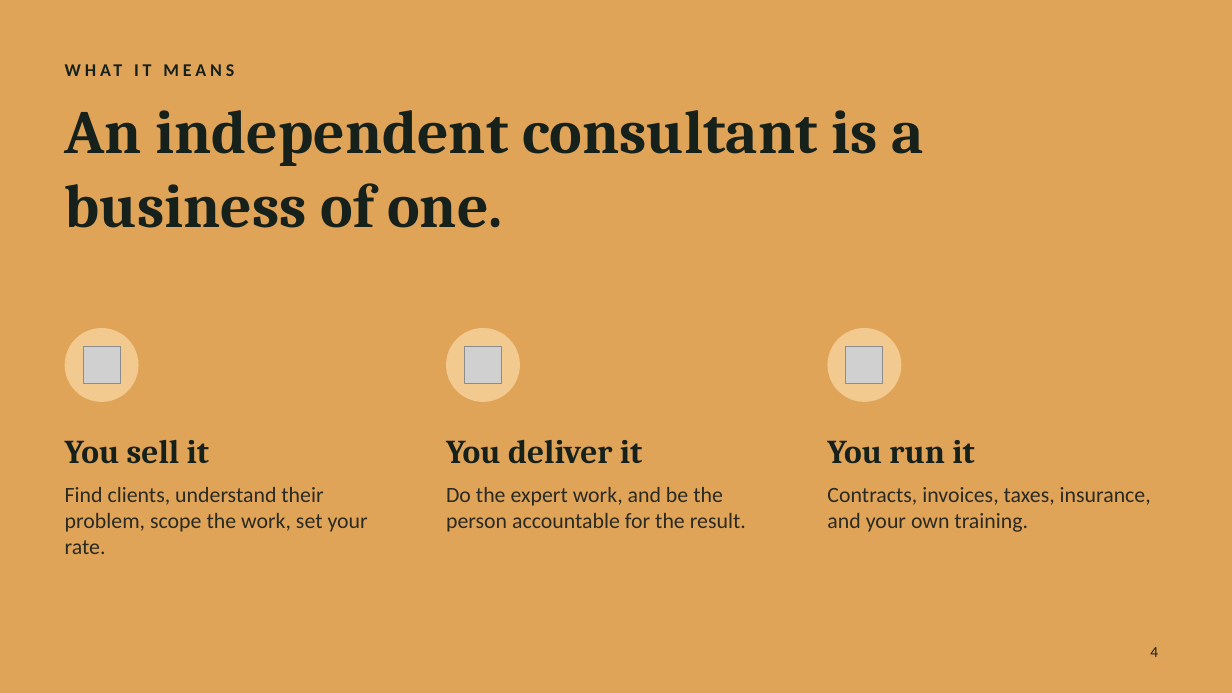
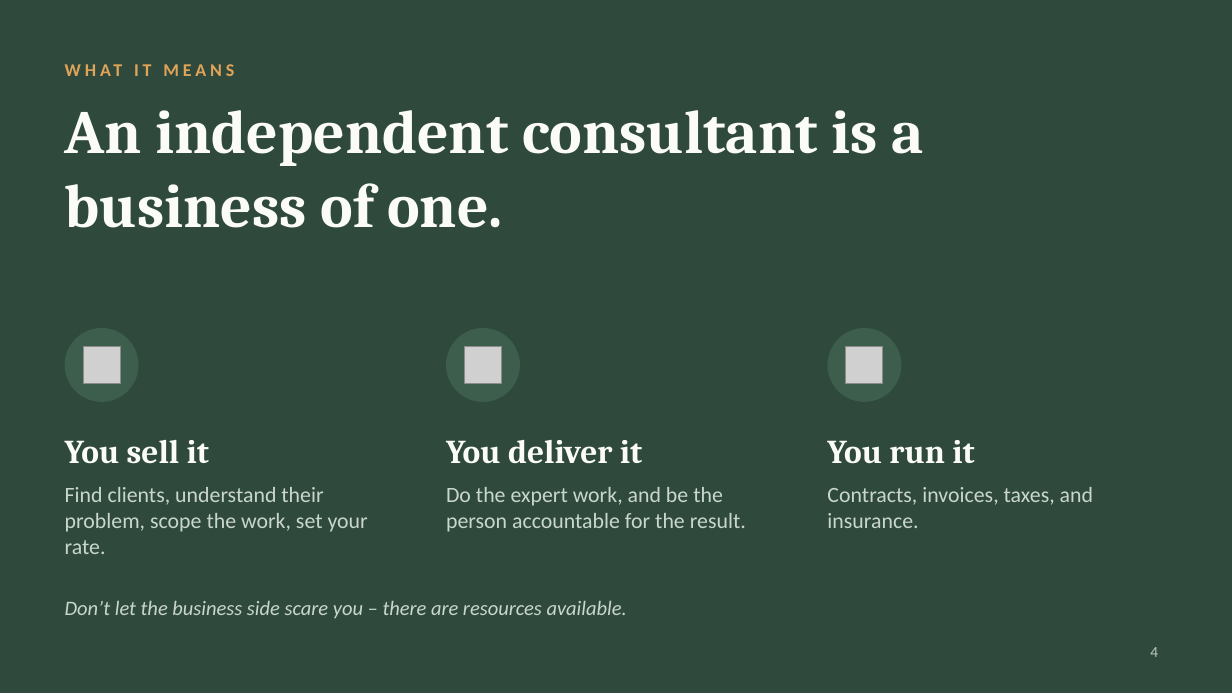
Before and after one commit to jzonthemtn/being-a-consultant, a slide deck: slide 4 of going-independent.pptx. Drawn at 1232x693 pixels with LibreOffice and Linux fonts; fonts in the diff are those of the drawing; grey boxes stand for pictures. Boxes give left, top, right and bottom in pixels: in the first picture for what was removed or moved away, otherwise in the second. Text is boxed around its words. In the diff, an @@ line names an element or a change of style, - is before the commit and + after.

Commit message:
Updating slides.

```diff
--- a/going-independent.pptx
+++ b/going-independent.pptx
@@ background #E0A458 to #2F4A3C @@
@@ text "WHAT IT MEANS" at (65, 51, 1167, 88): text colour #16211C to #E0A458 @@
@@ fill #F2C98E to #3D5E4D in 3 elements at (65, 328, 139, 402), (446, 328, 520, 402), (828, 328, 902, 402) @@
@@ text colour #16211C to #FBFBF8 in 4 elements at (65, 110, 923, 228), (65, 440, 209, 464), (446, 440, 642, 464), (827, 440, 974, 464) @@
@@ text "Find clients, understand their problem, ..." at (65, 487, 368, 554): text colour #2A2A22 to #C9D6CD @@
@@ text "Do the expert work, and ..." at (446, 487, 746, 532): text colour #2A2A22 to #C9D6CD @@
@@ text at (827, 487, 1093, 528): text changed; text colour #2A2A22 to #C9D6CD @@
-Contracts, invoices, taxes, insurance, and your own training.
+Contracts, invoices, taxes, and insurance.
@@ text added at (65, 601, 627, 619), 16 pt, text #C9D6CD, italic @@
+Don’t let the business side scare you – there are resources available.
@@ page number at (1150, 647, 1158, 657): text colour #16211C to #B9C7BE @@
```
Also in this commit, not shown: 4 other slides changed, 3 other files.
